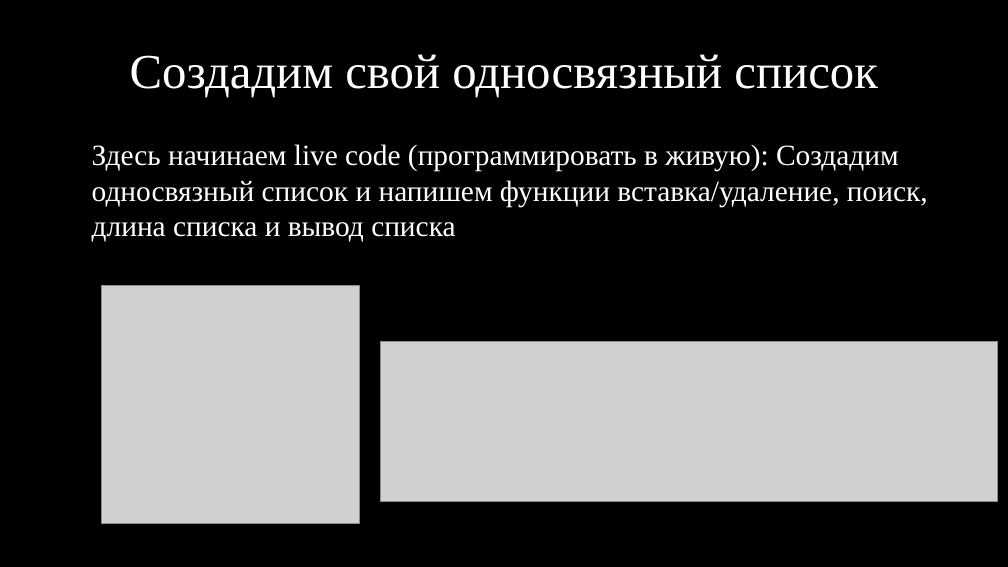
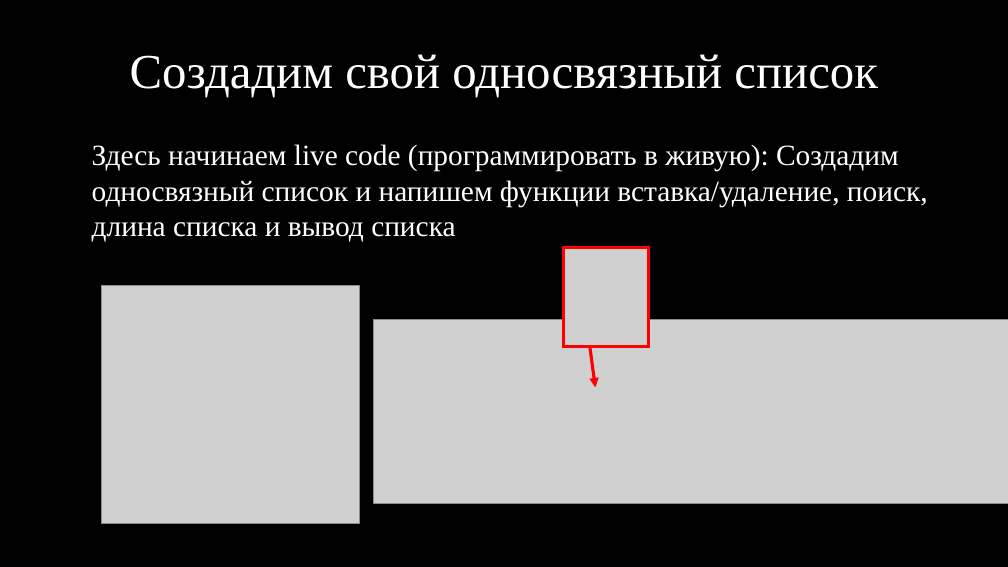
Before and after one commit to kruffka/C-Programming, a slide deck: slide 24 of 14_linked_lists/14_linked_lists.pptx. Drawn at 1008x567 pixels with LibreOffice and Linux fonts; fonts in the diff are those of the drawing; grey boxes stand for pictures. Boxes give left, top, right and bottom in pixels: in the first picture for what was removed or moved away, otherwise in the second. Text is boxed around its words. In the diff, an @@ line names an element or a change of style, - is before the commit and + after.

```diff
--- a/14_linked_lists/14_linked_lists.pptx
+++ b/14_linked_lists/14_linked_lists.pptx
@@ picture added at (x1=564, y1=247, x2=649, y2=347) @@
@@ rectangle added at (x1=564, y1=247, x2=649, y2=347), outline #FF0000 3 pt @@
@@ picture resized from (x1=380, y1=342, x2=997, y2=502) to (x1=374, y1=320, x2=1008, y2=504) @@
@@ arrow added from (590, 346) to (596, 387), #FF0000 3 pt @@
```
Also in this commit, not shown: 4 other slides changed, 4 slides added, 2 slides removed, 1 other file.
